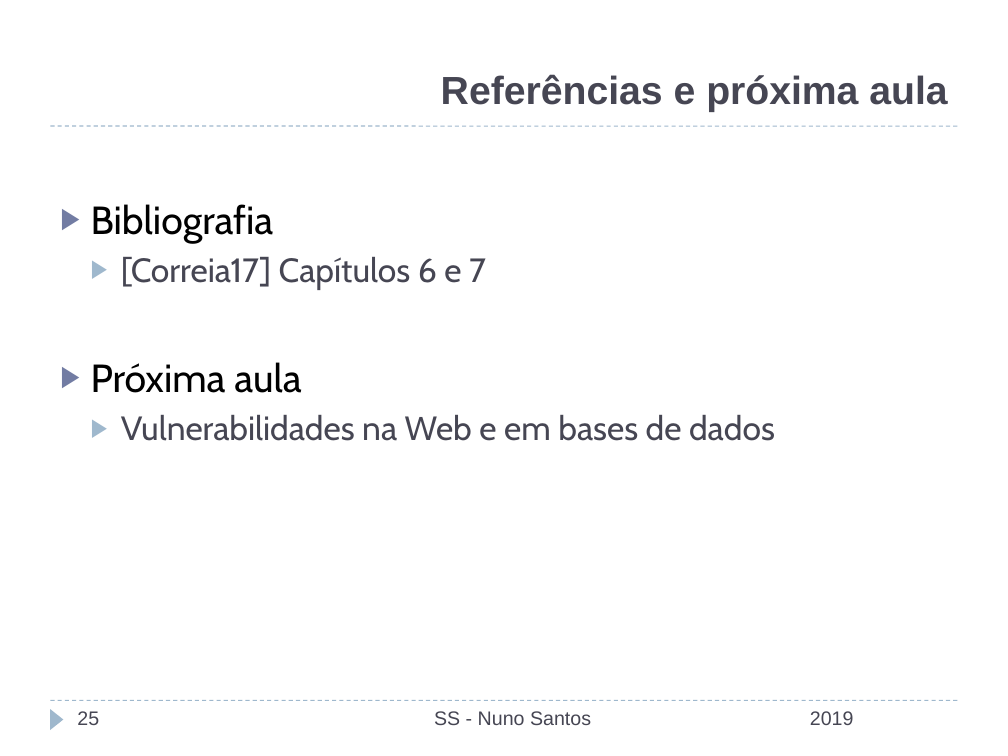
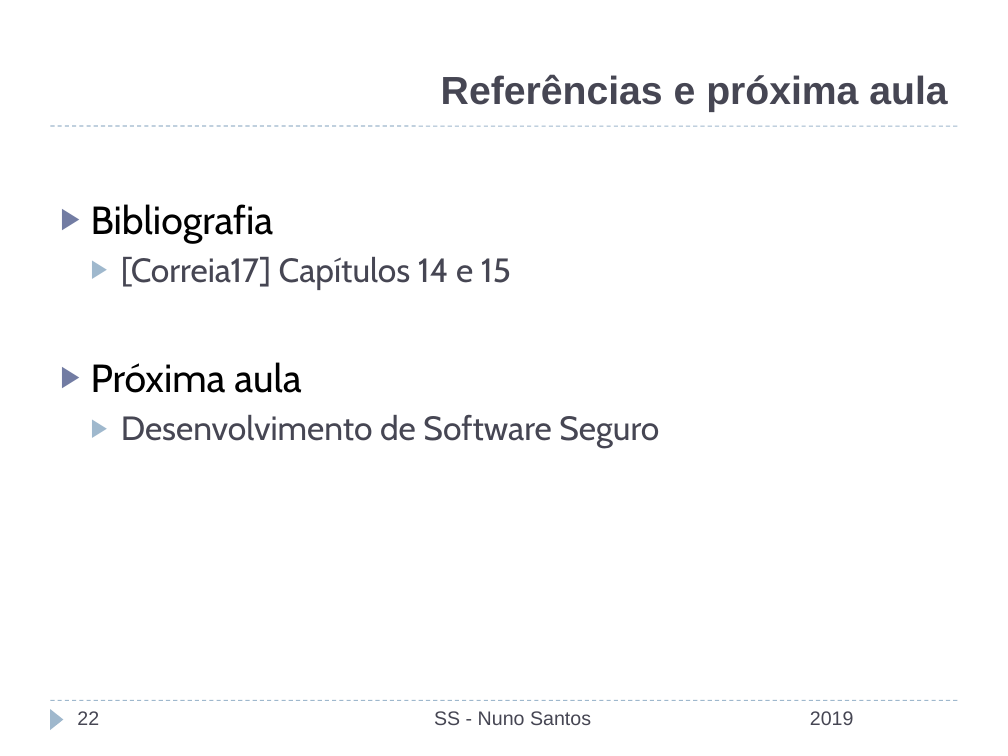
Before and after one commit to nuno-santos/acite2019, a slide deck: slide 22 of teoricas/acite2019-07-estatica_dinamica.pptx (slide 25 before the commit). Drawn at 1008x756 pixels with LibreOffice and Linux fonts; fonts in the diff are those of the drawing; background and template pictures are left out. Boxes give left, top, right and bottom in pixels: in the first picture for what was removed or moved away, otherwise in the second. Text is boxed around its words. In the diff, an @@ line names an element or a change of style, - is before the commit and + after.

Commit message:
aula 7

```diff
--- a/teoricas/acite2019-07-estatica_dinamica.pptx
+++ b/teoricas/acite2019-07-estatica_dinamica.pptx
@@ text at (x1=121, y1=257, x2=511, y2=290): text changed @@
-  ▶ [Correia17] Capítulos 6 e 7
+  ▶ [Correia17] Capítulos 14 e 15
@@ text at (x1=121, y1=415, x2=659, y2=448): text changed @@
-  ▶ Vulnerabilidades na Web e em bases de dados
+  ▶ Desenvolvimento de Software Seguro
@@ page number at (x1=77, y1=711, x2=99, y2=725): text changed @@
-25
+22
```
Also in this commit, not shown: 17 other slides changed, 3 slides removed, 1 other file.
